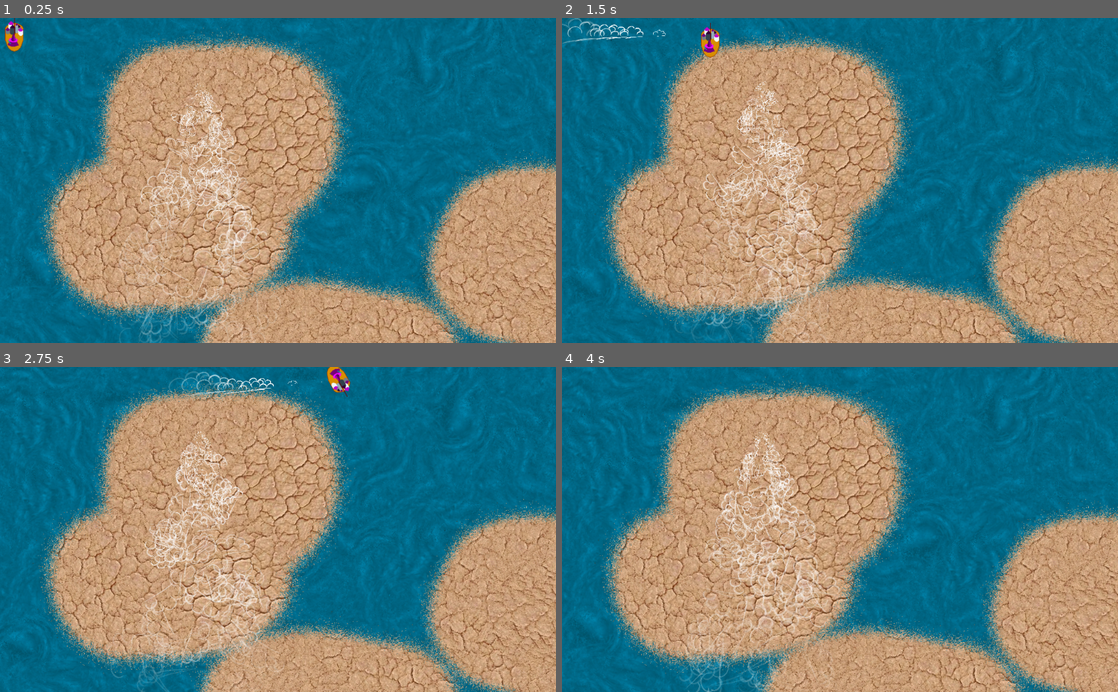
Above: before the commit, frames 1-4 (two rows, left to right).
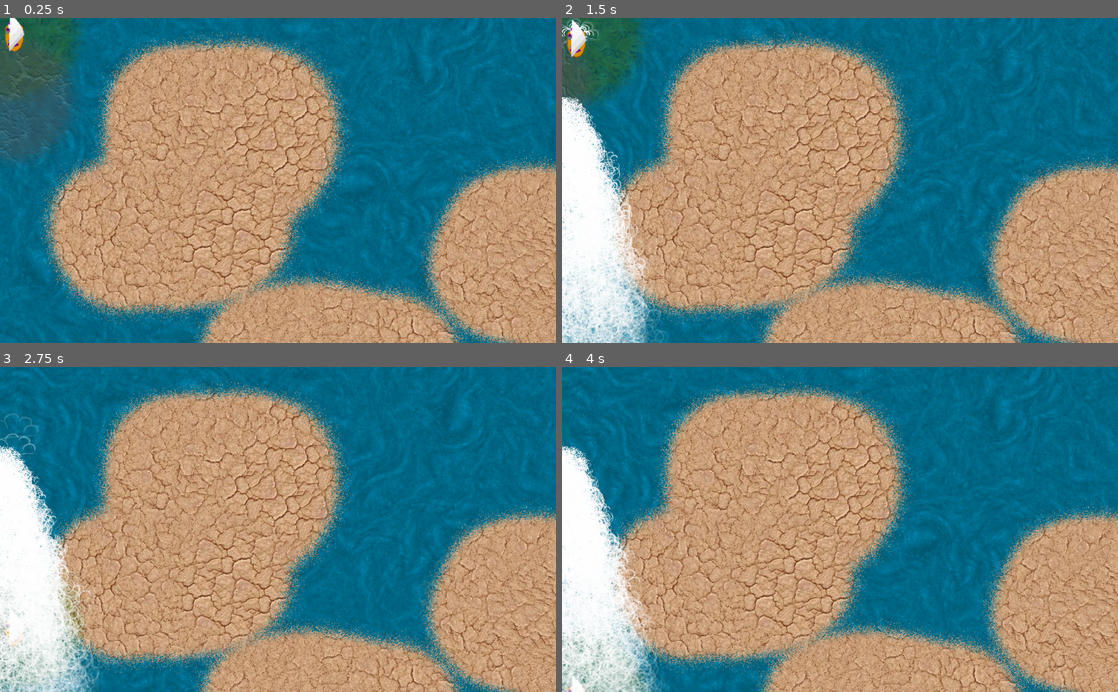
Above: after the commit, the same moments.

Repository: derhannesb/mergicians
Game: Godot game, scene res://scenes/main.tscn
The game is run twice, just before and just after one commit, with the same random seed, the same clock (stepped at 60 frames per second) and the same inputs.
Inputs:
- Up to frame 1 (0.25 s): no input
- Up to frame 2 (1.5 s): hold D (right) 0.53-1.28 s; hold Space (action, bound only after the commit) 0.53-1.28 s; hold S (down) from 1.28 s (still down); tap Space (action, bound only after the commit) at 1.35 s
- Up to frame 3 (2.75 s): release S (down) at 2.03 s; hold D (right) from 2.03 s (still down); hold Space (action, bound only after the commit) from 2.03 s (still down)
- Up to frame 4 (4 s): release D (right) at 2.78 s; release Space (action, bound only after the commit) at 2.78 s; hold W (up) 2.78-3.53 s; tap Space (action, bound only after the commit) at 2.85 s; hold A (left) from 3.53 s (still down); hold Space (action, bound only after the commit) from 3.53 s (still down)

The runs differ from the first frame. In frame 1, 9.1% of the frame differs, in the area x 0-51%, y 0-100%; in frame 2, 16%, in the area x 0-49%, y 0-100%; in frame 3, 14%; in frame 4, 13%.

Commit message:
add wind generator placement

Diff:
--- a/project.godot
+++ b/project.godot
@@ -17,6 +17,8 @@
 [display]
 
 window/dpi/allow_hidpi=true
+window/stretch/mode="viewport"
+window/stretch/aspect="keep_width"
 
 [input]
 
@@ -28,6 +30,16 @@
  ]
 down=[ Object(InputEventKey,"resource_local_to_scene":false,"resource_name":"","device":0,"alt":false,"shift":false,"control":false,"meta":false,"command":false,"pressed":false,"scancode":83,"unicode":0,"echo":false,"script":null)
  ]
+up_secondary=[ Object(InputEventKey,"resource_local_to_scene":false,"resource_name":"","device":0,"alt":false,"shift":false,"control":false,"meta":false,"command":false,"pressed":false,"scancode":16777232,"unicode":0,"echo":false,"script":null)
+ ]
+down_secondary=[ Object(InputEventKey,"resource_local_to_scene":false,"resource_name":"","device":0,"alt":false,"shift":false,"control":false,"meta":false,"command":false,"pressed":false,"scancode":16777234,"unicode":0,"echo":false,"script":null)
+ ]
+left_secondary=[ Object(InputEventKey,"resource_local_to_scene":false,"resource_name":"","device":0,"alt":false,"shift":false,"control":false,"meta":false,"command":false,"pressed":false,"scancode":16777231,"unicode":0,"echo":false,"script":null)
+ ]
+right_secondary=[ Object(InputEventKey,"resource_local_to_scene":false,"resource_name":"","device":0,"alt":false,"shift":false,"control":false,"meta":false,"command":false,"pressed":false,"scancode":16777233,"unicode":0,"echo":false,"script":null)
+ ]
+action=[ Object(InputEventKey,"resource_local_to_scene":false,"resource_name":"","device":0,"alt":false,"shift":false,"control":false,"meta":false,"command":false,"pressed":false,"scancode":32,"unicode":0,"echo":false,"script":null)
+ ]
 
 [physics]
 
--- a/scenes/IslandPart.tscn
+++ b/scenes/IslandPart.tscn
@@ -9,7 +9,7 @@
 custom_solver_bias = 0.0
 radius = 100.0
 
-[node name="IslandPart" type="StaticBody2D" index="0"]
+[node name="IslandPart" type="StaticBody2D"]
 
 position = Vector2( 373.713, 320.776 )
 input_pickable = false
--- a/scenes/Ship.gd
+++ b/scenes/Ship.gd
@@ -1,4 +1,6 @@
 extends RigidBody2D
+
+var pl_wind_generator = preload("res://scenes/WindGenerator.tscn")
 
 func _ready():
 	pass
@@ -7,11 +9,24 @@
 	if Input.is_action_pressed("up"):
 		apply_impulse(Vector2(0,0), Vector2(0,-10))
 	if Input.is_action_pressed("right"):
-		apply_impulse(Vector2(0,0), Vector2(10,0))
+		$PlacementCircle.rotation_degrees += 1
+		#apply_impulse(Vector2(0,0), Vector2(10,0))
+
 	if Input.is_action_pressed("down"):
 		apply_impulse(Vector2(0,0), Vector2(0,10))
 	if Input.is_action_pressed("left"):
-		apply_impulse(Vector2(0,0), Vector2(-10,0))
+		$PlacementCircle.rotation_degrees -= 1
+	if Input.is_action_pressed("left_secondary"):
+		$PlacementCircle/PlacementCircleRotation.rotation_degrees -= 1
+	if Input.is_action_pressed("right_secondary"):
+		$PlacementCircle/PlacementCircleRotation.rotation_degrees += 1
+	if Input.is_action_pressed("action"):
+		var wind_generator = pl_wind_generator.instance()
+		wind_generator.position = $PlacementCircle/PlacementCircleRotation.global_position
+		wind_generator.rotation = $PlacementCircle/PlacementCircleRotation.rotation
+		get_parent().add_child(wind_generator)
+
+		#apply_impulse(Vector2(0,0), Vector2(-10,0))
 	#$Trail/TrailParticles.lifetime = linear_velocity.length() / 20
 	#$Trail.rotation = position.angle_to(linear_velocity.normalized()) - PI/2 - rotation
 	#$Trail.rotation = - rotation
--- /dev/null
+++ b/scenes/WindGenerator.tscn
@@ -0,0 +1,95 @@
+[gd_scene load_steps=7 format=2]
+
+[ext_resource path="res://gfx/cloud-shape3.png" type="Texture" id=1]
+
+[sub_resource type="Gradient" id=7]
+
+offsets = PoolRealArray( 0, 1 )
+colors = PoolColorArray( 1, 1, 1, 1, 1, 1, 1, 0 )
+
+[sub_resource type="GradientTexture" id=8]
+
+flags = 4
+gradient = SubResource( 7 )
+width = 2048
+
+[sub_resource type="Curve" id=9]
+
+min_value = 0.0
+max_value = 1.0
+bake_resolution = 100
+_data = [ Vector2( 0, 0.0045352 ), 0.0, 0.0, 0, 0, Vector2( 1, 1 ), 0.197484, 0.0, 0, 0 ]
+
+[sub_resource type="CurveTexture" id=10]
+
+flags = 4
+width = 2048
+curve = SubResource( 9 )
+
+[sub_resource type="ParticlesMaterial" id=11]
+
+render_priority = 0
+trail_divisor = 2
+emission_shape = 0
+flag_align_y = false
+flag_rotate_y = false
+flag_disable_z = true
+spread = 180.0
+flatness = 0.5
+gravity = Vector3( 0, 98, 0 )
+initial_velocity = 10.0
+initial_velocity_random = 0.0
+angular_velocity = 360.0
+angular_velocity_random = 1.0
+orbit_velocity = 0.0
+orbit_velocity_random = 0.0
+linear_accel = 100.0
+linear_accel_random = 0.25
+radial_accel = 0.0
+radial_accel_random = 0.0
+tangential_accel = 0.0
+tangential_accel_random = 0.0
+damping = 0.0
+damping_random = 0.0
+angle = 0.0
+angle_random = 0.0
+scale = 1.0
+scale_random = 0.0
+scale_curve = SubResource( 10 )
+color_ramp = SubResource( 8 )
+hue_variation = 0.0
+hue_variation_random = 0.0
+anim_speed = 0.0
+anim_speed_random = 0.0
+anim_offset = 0.0
+anim_offset_random = 0.0
+anim_loop = false
+_sections_unfolded = [ "Angle", "Angular Velocity", "Animation", "Color", "Gravity", "Hue Variation", "Initial Velocity", "Linear Accel", "Orbit Velocity", "Scale", "Trail" ]
+
+[node name="WindGenerator" type="Node2D"]
+
+position = Vector2( 368.23, 118.955 )
+_sections_unfolded = [ "Transform" ]
+
+[node name="Particles2D" type="Particles2D" parent="." index="0"]
+
+scale = Vector2( 0.25, 0.25 )
+emitting = true
+amount = 256
+lifetime = 5.0
+one_shot = false
+preprocess = 5.0
+speed_scale = 1.0
+explosiveness = 0.0
+randomness = 0.0
+fixed_fps = 0
+fract_delta = true
+visibility_rect = Rect2( -100, -100, 200, 200 )
+local_coords = true
+draw_order = 0
+process_material = SubResource( 11 )
+texture = ExtResource( 1 )
+normal_map = null
+h_frames = 1
+v_frames = 1
+_sections_unfolded = [ "Material", "Process Material", "Textures", "Transform" ]
--- a/scenes/main.tscn
+++ b/scenes/main.tscn
@@ -1,9 +1,12 @@
-[gd_scene load_steps=16 format=2]
+[gd_scene load_steps=14 format=2]
 
 [ext_resource path="res://scenes/Terrain.gd" type="Script" id=1]
 [ext_resource path="res://scenes/Ship.gd" type="Script" id=2]
-[ext_resource path="res://gfx/cloud-shape3.png" type="Texture" id=3]
-[ext_resource path="res://gfx/WizardBoat.png" type="Texture" id=4]
+[ext_resource path="res://gfx/landscape-grass.png" type="Texture" id=3]
+[ext_resource path="res://gfx/landscape-rocks.png" type="Texture" id=4]
+[ext_resource path="res://gfx/cloud-shape3.png" type="Texture" id=5]
+[ext_resource path="res://gfx/WizardBoat.png" type="Texture" id=6]
+[ext_resource path="res://gfx/Sail.png" type="Texture" id=7]
 
 [sub_resource type="Gradient" id=1]
 
@@ -74,70 +77,6 @@
 custom_solver_bias = 0.0
 radius = 25.0
 
-[sub_resource type="Gradient" id=7]
-
-offsets = PoolRealArray( 0, 1 )
-colors = PoolColorArray( 1, 1, 1, 1, 1, 1, 1, 0 )
-
-[sub_resource type="GradientTexture" id=8]
-
-flags = 4
-gradient = SubResource( 7 )
-width = 2048
-
-[sub_resource type="Curve" id=9]
-
-min_value = 0.0
-max_value = 1.0
-bake_resolution = 100
-_data = [ Vector2( 0, 0.0045352 ), 0.0, 0.0, 0, 0, Vector2( 1, 1 ), 0.197484, 0.0, 0, 0 ]
-
-[sub_resource type="CurveTexture" id=10]
-
-flags = 4
-width = 2048
-curve = SubResource( 9 )
-
-[sub_resource type="ParticlesMaterial" id=11]
-
-render_priority = 0
-trail_divisor = 2
-emission_shape = 0
-flag_align_y = false
-flag_rotate_y = false
-flag_disable_z = true
-spread = 180.0
-flatness = 0.5
-gravity = Vector3( 0, 98, 0 )
-initial_velocity = 10.0
-initial_velocity_random = 0.0
-angular_velocity = 360.0
-angular_velocity_random = 1.0
-orbit_velocity = 0.0
-orbit_velocity_random = 0.0
-linear_accel = 100.0
-linear_accel_random = 0.25
-radial_accel = 0.0
-radial_accel_random = 0.0
-tangential_accel = 0.0
-tangential_accel_random = 0.0
-damping = 0.0
-damping_random = 0.0
-angle = 0.0
-angle_random = 0.0
-scale = 1.0
-scale_random = 0.0
-scale_curve = SubResource( 10 )
-color_ramp = SubResource( 8 )
-hue_variation = 0.0
-hue_variation_random = 0.0
-anim_speed = 0.0
-anim_speed_random = 0.0
-anim_offset = 0.0
-anim_offset_random = 0.0
-anim_loop = false
-_sections_unfolded = [ "Angle", "Angular Velocity", "Animation", "Color", "Gravity", "Hue Variation", "Initial Velocity", "Linear Accel", "Orbit Velocity", "Scale", "Trail" ]
-
 [node name="World" type="Node2D" index="0"]
 
 [node name="Terrain" type="Node2D" parent="." index="0"]
@@ -146,6 +85,7 @@
 
 [node name="Ship" type="RigidBody2D" parent="." index="1"]
 
+editor/display_folded = true
 position = Vector2( 26.3652, 29.89 )
 input_pickable = false
 collision_layer = 1
@@ -167,8 +107,21 @@
 angular_damp = -1.0
 script = ExtResource( 2 )
 
-[node name="Trail" type="Node2D" parent="Ship" index="0"]
+[node name="PlacementCircle" type="Sprite" parent="Ship" index="0"]
 
+modulate = Color( 1, 1, 1, 0.492902 )
+position = Vector2( 2.37486, -0.647165 )
+texture = ExtResource( 3 )
+_sections_unfolded = [ "Visibility" ]
+
+[node name="PlacementCircleRotation" type="Sprite" parent="Ship/PlacementCircle" index="0"]
+
+position = Vector2( -0.503633, 119.865 )
+texture = ExtResource( 4 )
+
+[node name="Trail" type="Node2D" parent="Ship" index="1"]
+
+editor/display_folded = true
 rotation = -3.14159
 _sections_unfolded = [ "Transform" ]
 
@@ -188,45 +141,22 @@
 local_coords = false
 draw_order = 0
 process_material = SubResource( 5 )
-texture = ExtResource( 3 )
+texture = ExtResource( 5 )
 normal_map = null
 h_frames = 1
 v_frames = 1
 _sections_unfolded = [ "Drawing", "Process Material", "Time" ]
 
-[node name="CollisionShape2D" type="CollisionShape2D" parent="Ship" index="1"]
+[node name="CollisionShape2D" type="CollisionShape2D" parent="Ship" index="2"]
 
 shape = SubResource( 6 )
 
-[node name="Sprite" type="Sprite" parent="Ship" index="2"]
+[node name="Ship" type="Sprite" parent="Ship" index="3"]
 
-texture = ExtResource( 4 )
+texture = ExtResource( 6 )
 _sections_unfolded = [ "Material", "Visibility" ]
 
-[node name="WindGenerator" type="Node2D" parent="." index="2"]
+[node name="Sail" type="Sprite" parent="Ship" index="4"]
 
-position = Vector2( 368.23, 118.955 )
-_sections_unfolded = [ "Transform" ]
-
-[node name="Particles2D" type="Particles2D" parent="WindGenerator" index="0"]
-
-scale = Vector2( 0.25, 0.25 )
-emitting = true
-amount = 256
-lifetime = 5.0
-one_shot = false
-preprocess = 5.0
-speed_scale = 1.0
-explosiveness = 0.0
-randomness = 0.0
-fixed_fps = 0
-fract_delta = true
-visibility_rect = Rect2( -100, -100, 200, 200 )
-local_coords = true
-draw_order = 0
-process_material = SubResource( 11 )
-texture = ExtResource( 3 )
-normal_map = null
-h_frames = 1
-v_frames = 1
-_sections_unfolded = [ "Material", "Process Material", "Textures", "Transform" ]
+position = Vector2( 5.05684, -2.82853 )
+texture = ExtResource( 7 )
